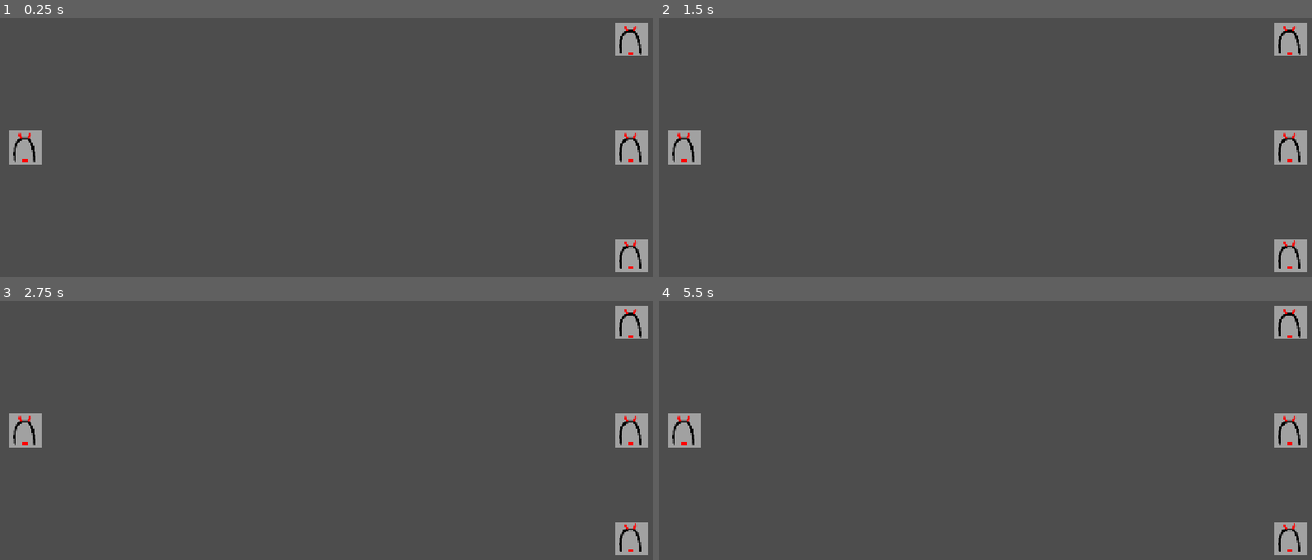
Above: before the commit, frames 1-4 (two rows, left to right).
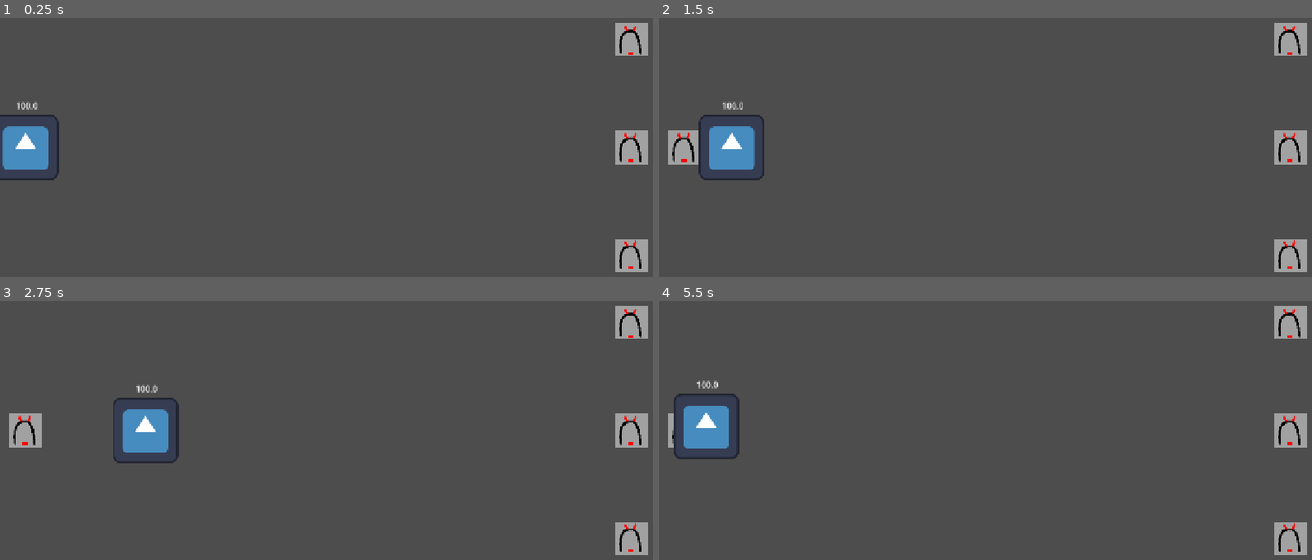
Above: after the commit, the same moments.

Repository: LukasReil/dungeon-ag
Game: Godot game, scene res://roomScene.tscn
The game is run twice, just before and just after one commit, with the same random seed, the same clock (stepped at 60 frames per second) and the same inputs. The engine's default icon, where the game draws it, is replaced by a stand-in: a white triangle on a blue panel in a dark square.
Inputs:
- Up to frame 1 (0.25 s): no input
- Up to frame 2 (1.5 s): tap Enter at 0.5 s; hold Right (Rechts) 0.53-1.28 s; tap W (Hoch) at 0.6 s; hold A (Links) from 1.28 s (still down); tap S (Runter) at 1.35 s
- Up to frame 3 (2.75 s): release A (Links) at 2.03 s; hold Right (Rechts) from 2.03 s (still down); hold Shift (Sprint-key) from 2.03 s (still down)
- Up to frame 4 (5.5 s): release Shift (Sprint-key) at 2.78 s; tap one key every 0.75 s from 2.85 s: W (Hoch) S (Runter) Shift (Sprint-key) W (Hoch); release Right (Rechts) at 3.53 s; hold A (Links) from 3.53 s (still down)

The runs differ from the first frame. In frame 1, 1.5% of the frame differs, in the area x 0-10%, y 32-63%; in frame 2, 1.5%; in frame 3, 1.6%; in frame 4, 1.7%, in the area x 2-13%, y 30-62%.

Commit message:
Fixed merge issues

Diff:
--- a/Szenen/Spieler.tscn
+++ b/Szenen/Spieler.tscn
@@ -7,18 +7,16 @@
 radius = 63.0
 height = 126.0
 
-[node name="Main" type="Node" unique_id=887310644]
-
-[node name="Spieler" type="CharacterBody2D" parent="." unique_id=717261742]
+[node name="Spieler" type="CharacterBody2D" unique_id=1419825978]
 script = ExtResource("1_dyumb")
 
-[node name="Sprite2D" type="Sprite2D" parent="Spieler" unique_id=1631766124]
+[node name="Sprite2D" type="Sprite2D" parent="." unique_id=532589032]
 texture = ExtResource("1_567me")
 
-[node name="CollisionShape2D" type="CollisionShape2D" parent="Spieler" unique_id=293286512]
+[node name="CollisionShape2D" type="CollisionShape2D" parent="." unique_id=871022036]
 shape = SubResource("CapsuleShape2D_aske4")
 
-[node name="Leben" type="Label" parent="Spieler" unique_id=1408981083]
+[node name="Leben" type="Label" parent="." unique_id=1536469926]
 anchors_preset = -1
 anchor_left = -0.065000005
 anchor_top = -0.024
@@ -27,5 +25,3 @@
 offset_right = 19.0
 offset_bottom = -70.0
 metadata/_edit_use_anchors_ = true
-
-[node name="Camera2D" type="Camera2D" parent="." unique_id=1573383030]
--- a/roomScene.tscn
+++ b/roomScene.tscn
@@ -2,6 +2,7 @@
 
 [ext_resource type="Script" uid="uid://byp782sqanrdh" path="res://room_loader.gd" id="1_swdke"]
 [ext_resource type="PackedScene" uid="uid://c260l7tlu410v" path="res://level/roomElements/enemy/enemy_spawner.tscn" id="2_mhf5n"]
+[ext_resource type="PackedScene" uid="uid://m21mtitgnbru" path="res://Szenen/Spieler.tscn" id="3_887xr"]
 [ext_resource type="Texture2D" uid="uid://cy6qumqsdgqft" path="res://level/roomElements/enemy/enemy_spawner_texture_placeholder.png" id="3_c55gg"]
 
 [node name="Node2D" type="Node2D" unique_id=1880088253]
@@ -16,6 +17,7 @@
 ENEMY_SPAWNER_TOP_BOUND = NodePath("../EnemySpawnerTopBound")
 ENEMY_SPAWNER_BOTTOM_BOUND = NodePath("../EnemySpawnerBottomBound")
 ENTRY = NodePath("../Entry")
+PLAYER_TEMPLATE = ExtResource("3_887xr")
 
 [node name="EnemySpawnerBottomBound" type="Node2D" parent="." unique_id=659823040]
 position = Vector2(1230, 570)
Not shown: 1 places in Szenen/Spieler.tscn that only renumber resources
